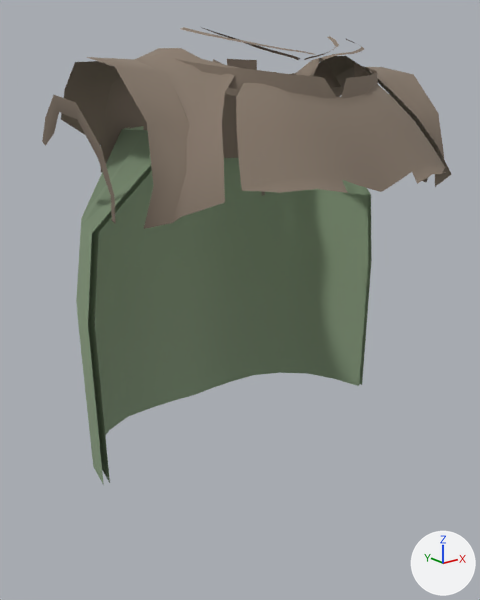
The glTF model assets/models/outfits/wear/moss_mantle_peasant_female.gltf as it was, and as the next commit left it.
Both versions are drawn from a 50 mm camera at (-0.409, -0.426, 1.487) aimed at (-0.004, 0.08, 1.284). Every picture has the same lights, and +X, +Y and +Z are marked at lower right. The picture after the commit comes second. Vertices at exactly the same position are counted once.

The first picture shows 'moss_mantle_peasant_female'.
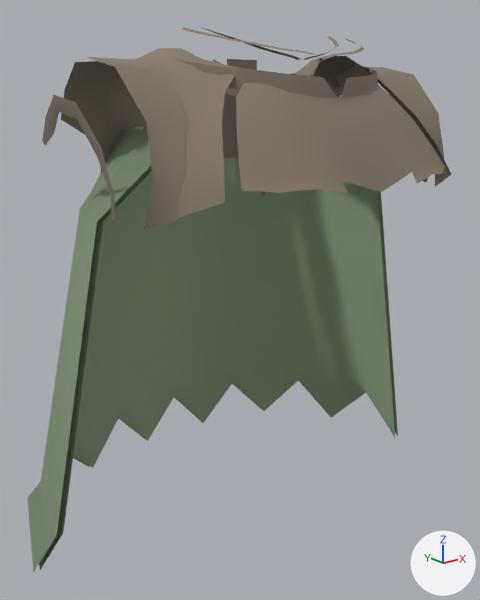
Changed parts and their boxes [x1, y1, x2, y2] in the pictures (480 x 600 px):
```json
{"object": "moss_mantle_peasant_female", "change": "reshaped", "before": [42, 27, 451, 485], "after": [28, 27, 451, 572], "on screen": "19% taller"}
{"part": 1, "of": "me_moss_mantle_peasant_female", "change": "rebuilt", "before": [76, 127, 372, 485], "after": [39, 126, 395, 570], "on screen": "mostly hidden before"}
{"part": 2, "of": "me_moss_mantle_peasant_female", "change": "rebuilt", "before": [88, 126, 369, 483], "after": [28, 127, 398, 572], "on screen": "32% wider, 25% taller"}
```

Scene script edits in JSON lines:
```json
{"block": "me_moss_mantle_peasant_female", "where": "# used by ob_moss_mantle_peasant_female; location = (0.0, 0.0, 0.0)"}
{"op": "remove", "block": "me_moss_mantle_peasant_female", "code": "me_moss_mantle_peasant_female.from_pydata(...)  # 553 vertices, 713 faces; spans x -0.193..0.193, y -0.093..0.181, z 1.144..1.536"}
{"op": "add", "block": "me_moss_mantle_peasant_female", "code": "me_moss_mantle_peasant_female.from_pydata(...)  # 627 vertices, 849 faces; spans x -0.241..0.241, y -0.093..0.256, z 1.055..1.536"}
{"block": "me_moss_mantle_peasant_female", "change": "me_moss_mantle_peasant_female part 1: the loose piece of 75 vertices spanning x -0.179..0.179, y 0.055..0.181, z 1.144..1.455 is rebuilt with 112 vertices and now spans x -0.235..0.235, y 0.049..0.25, z 1.055..1.455"}
{"block": "me_moss_mantle_peasant_female", "change": "me_moss_mantle_peasant_female part 2: the loose piece of 75 vertices spanning x -0.173..0.173, y 0.054..0.176, z 1.144..1.455 is rebuilt with 112 vertices and now spans x -0.241..0.241, y 0.049..0.256, z 1.055..1.455"}
```
